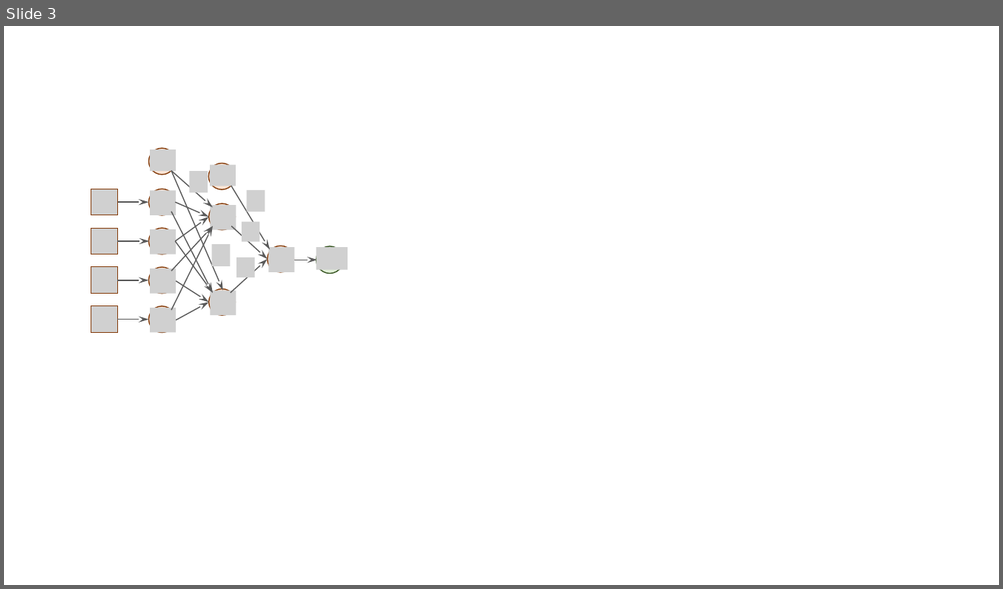
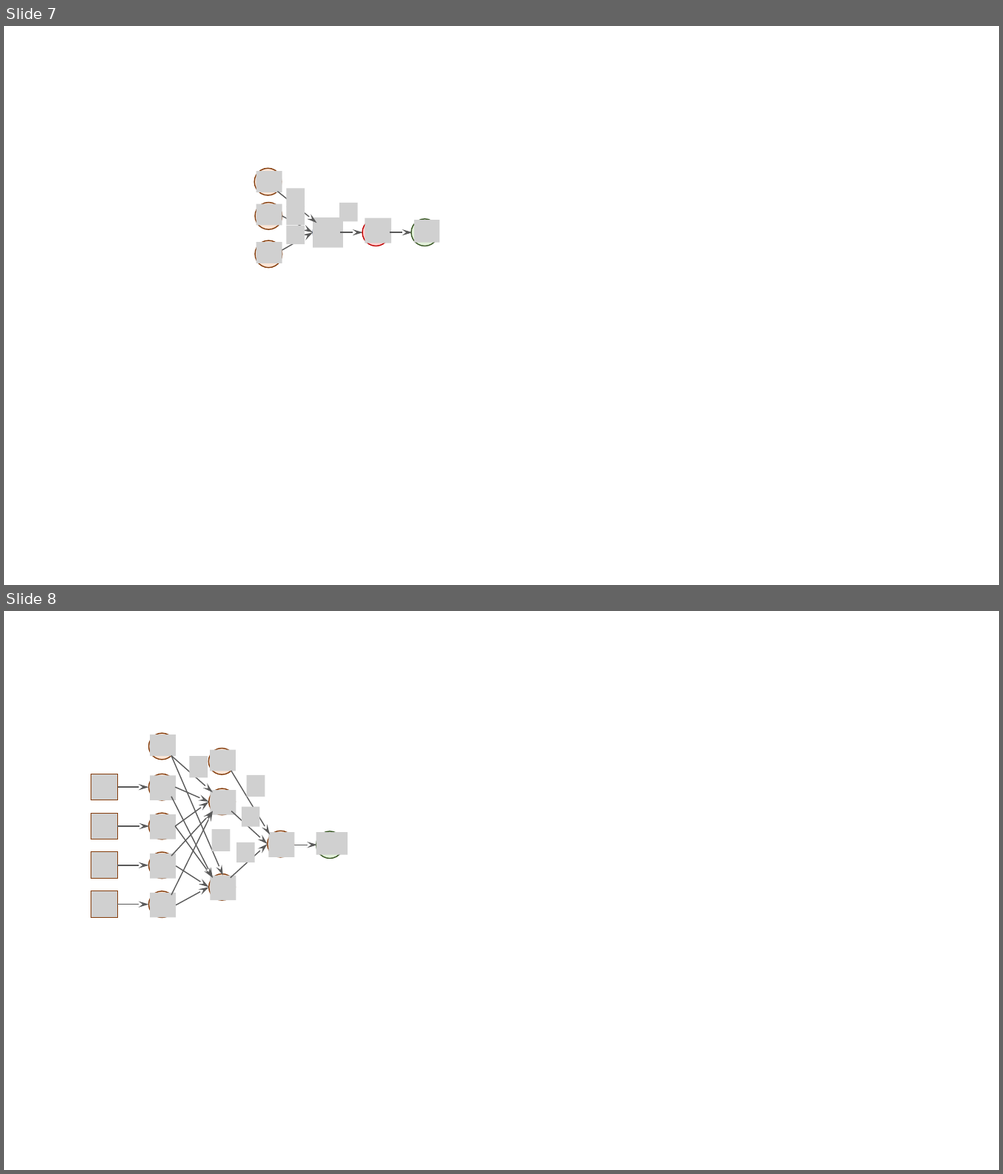
Before and after one commit to xpessoles/Informatique_Dev, a slide deck: Cy_00_IA/Chapitre_02_ReseauNeurones/images/Figures.pptx. Shown one above the other, each under a label of ours: slide 3 before the commit, slides 7 and 8 after it. The pictures are 1003x589 and 1003x1174 pixels, drawn with LibreOffice and Linux fonts; fonts in the diff are those of the drawing; grey boxes stand for pictures. Boxes give left, top, right and bottom in pixels: in the first picture for what was removed or moved away, otherwise in the second. Text is boxed around its words. In the diff, an @@ line names an element or a change of style, - is before the commit and + after.

```diff
--- a/Cy_00_IA/Chapitre_02_ReseauNeurones/images/Figures.pptx
+++ b/Cy_00_IA/Chapitre_02_ReseauNeurones/images/Figures.pptx
@@ slide 7 added at (x1=4, y1=26, x2=999, y2=585), background #FFFFFF @@
@@ ellipse added at (x1=255, y1=169, x2=282, y2=195), fill #FBE5D6, outline #843C0B 1 pt @@
@@ picture added at (x1=256, y1=172, x2=282, y2=193) @@
@@ ellipse added at (x1=255, y1=203, x2=282, y2=230), fill #FBE5D6, outline #843C0B 1 pt @@
@@ arrow added from (278, 192) to (316, 223), #595959 1 pt @@
@@ picture added at (x1=286, y1=189, x2=304, y2=207) @@
@@ picture added at (x1=339, y1=203, x2=358, y2=221) @@
@@ picture added at (x1=256, y1=204, x2=282, y2=226) @@
@@ arrow added from (282, 216) to (313, 232), #595959 1 pt @@
@@ picture added at (x1=286, y1=207, x2=304, y2=225) @@
@@ ellipse added at (x1=313, y1=219, x2=340, y2=246), fill #DAE3F3, outline #203864 1 pt @@
@@ picture added at (x1=313, y1=218, x2=344, y2=247) @@
@@ ellipse added at (x1=362, y1=219, x2=389, y2=246), fill #FFD1D1, outline #C00000 1 pt @@
@@ picture added at (x1=365, y1=218, x2=392, y2=244) @@
@@ ellipse added at (x1=412, y1=219, x2=438, y2=246), fill #E2F0D9, outline #385723 1 pt @@
@@ picture added at (x1=415, y1=220, x2=440, y2=242) @@
@@ ellipse added at (x1=255, y1=241, x2=282, y2=268), fill #FBE5D6, outline #843C0B 1 pt @@
@@ picture added at (x1=256, y1=242, x2=282, y2=264) @@
@@ arrow added from (282, 250) to (313, 232), #595959 1 pt @@
@@ picture added at (x1=286, y1=226, x2=304, y2=244) @@
@@ arrow added from (340, 232) to (363, 232), #595959 1 pt @@
@@ arrow added from (390, 232) to (412, 232), #595959 1 pt @@
@@ what was slide 3 is now slide 8 @@
```
Also in this commit, not shown: 1 slide changed, 4 other slides added, 25 other files.
